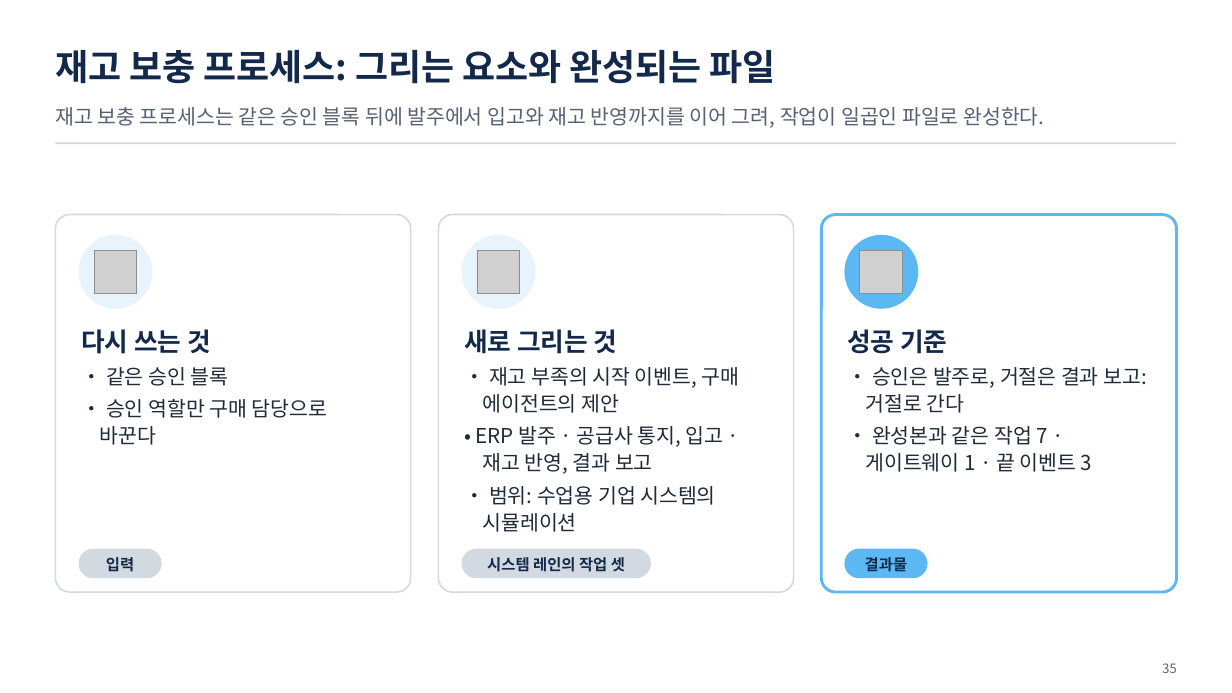
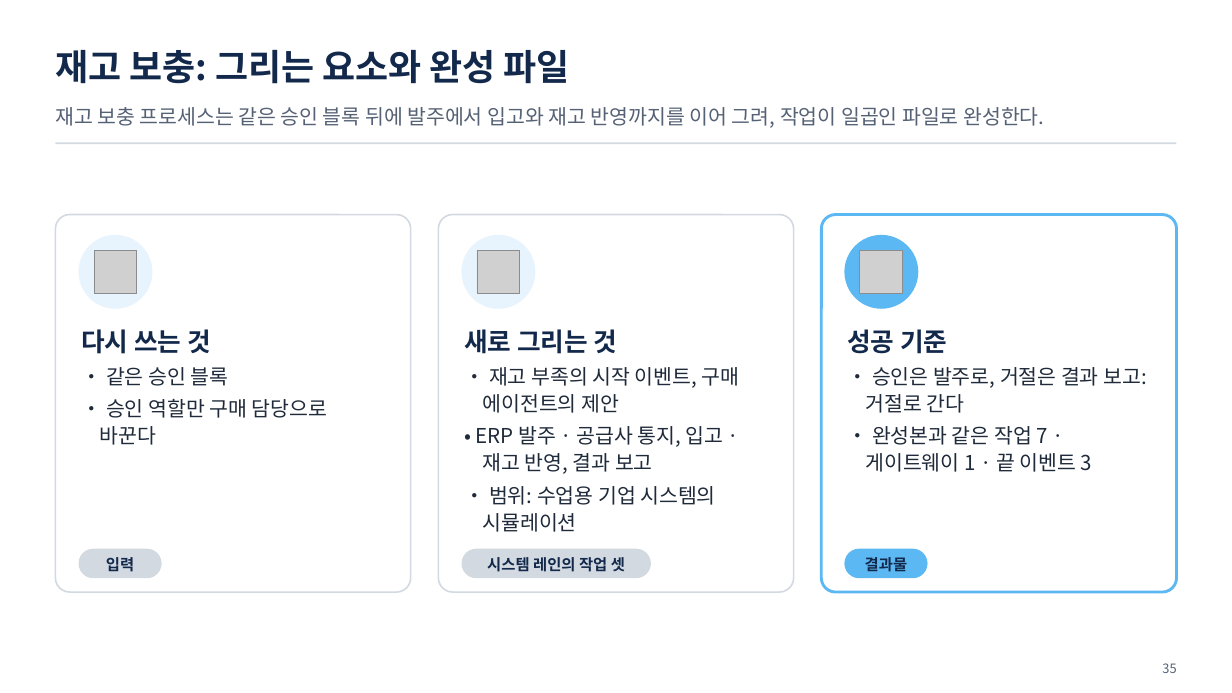
Before and after one commit to uengine-oss/hyd-iot-edu, a slide deck: slide 35 of 산출물/실전반/이론/07회차/실전반_07일차.pptx. Drawn at 1232x693 pixels with LibreOffice and Linux fonts; fonts in the diff are those of the drawing; grey boxes stand for pictures. Boxes give left, top, right and bottom in pixels: in the first picture for what was removed or moved away, otherwise in the second. Text is boxed around its words. In the diff, an @@ line names an element or a change of style, - is before the commit and + after.

```diff
--- a/산출물/실전반/이론/07회차/실전반_07일차.pptx
+++ b/산출물/실전반/이론/07회차/실전반_07일차.pptx
@@ text at bbox=[55, 50, 570, 84]: text changed @@
-재고 보충 프로세스: 그리는 요소와 완성되는 파일
+재고 보충: 그리는 요소와 완성 파일
```
Also in this commit, not shown: 3 other slides changed, 27 other files.
